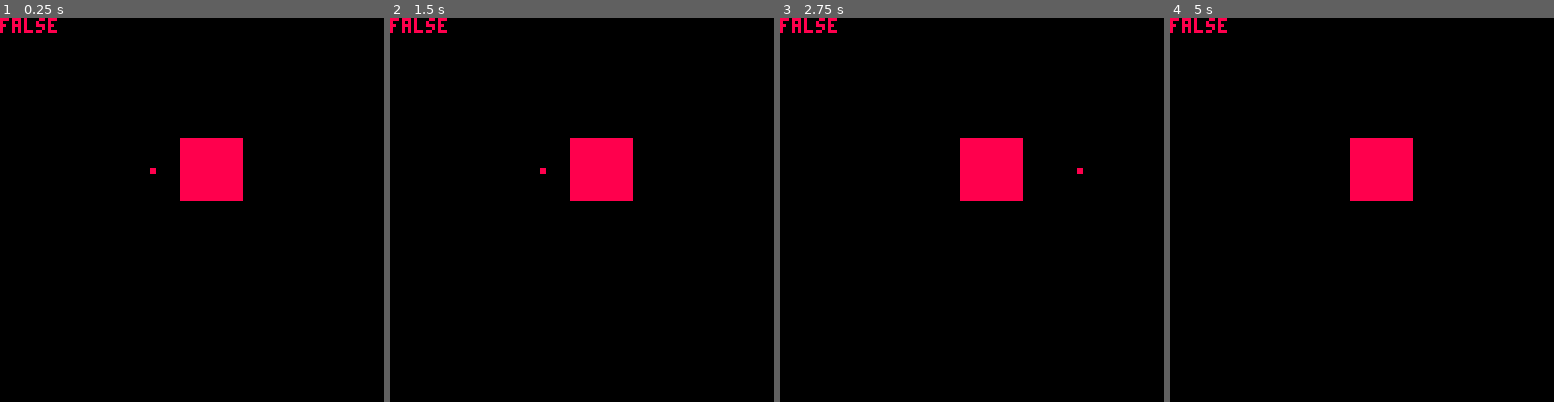
Above: before the commit, frames 1-4 (left to right).
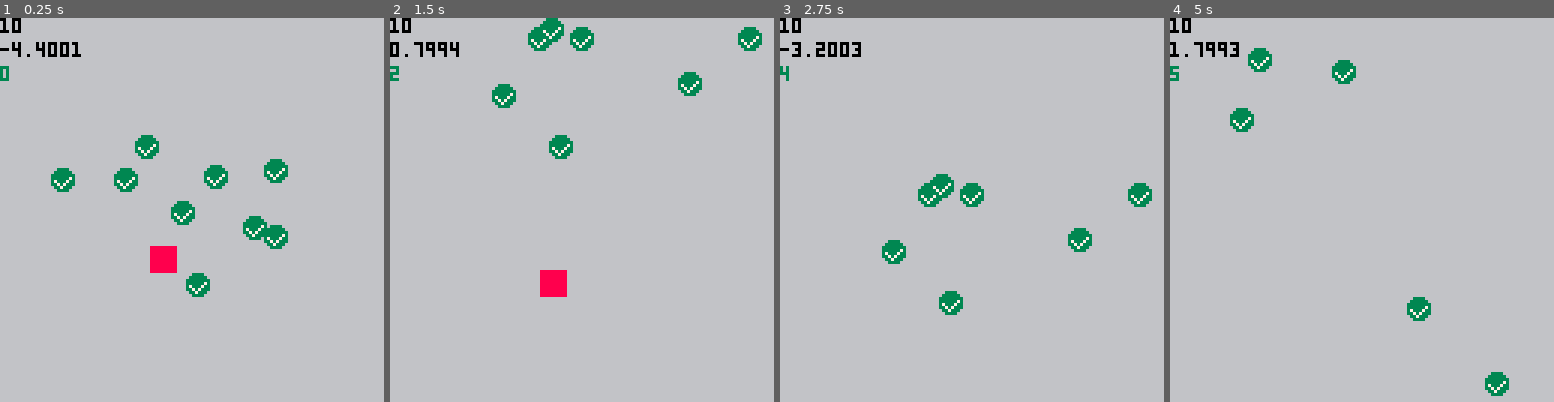
Above: after the commit, the same moments.

Repository: kvognar/super-magoosher
Game: PICO-8 cartridge magoosh.p8
Two runs of this game, one before a commit and one after it. Both use one fixed random seed, a clock stepped at 60 frames per second and the inputs below.
Inputs:
- Up to frame 1 (0.25 s): no input
- Up to frame 2 (1.5 s): tap X (X key) at 0.33, 1.07 s; tap O (Z key) at 0.7 s
- Up to frame 3 (2.75 s): hold Right 1.6-2.1 s; tap O (Z key) at 1.7, 2.1, 2.5 s; tap X (X key) at 1.85 s; hold Up 2.15-2.42 s; hold Right from 2.47 s (still down)
- Up to frame 4 (5 s): tap O (Z key) every 0.4 s from 2.9 to 4.9 s; tap X (X key) at 2.97, 4.08 s; release Right at 3.03 s; hold Left 3.08-3.58 s; hold Down 3.63-3.97 s; hold Right 4.02-4.68 s; hold Up from 4.73 s (still down)

The runs differ from the first frame. In frame 1, 100% of the frame differs, in the area x 0-100%, y 0-100%; in frame 2, 100%; in frame 3, 100%; in frame 4, 100%.

Commit message:
boop those checks

Diff:
--- a/magoosh.p8
+++ b/magoosh.p8
@@ -10,6 +10,9 @@
   z=4,
   x=5
 }
+cam={x=0, y=0, watermark=128}
+score=0
+
 function _init()
   game_states={title=title, game=game}
 
@@ -17,7 +20,7 @@
   state:init()
 end
 
-function _update()
+function _update60()
   t+=1
   state:update()
 end
@@ -38,23 +41,68 @@
   print(self.name, 20, self.offset+sin(t/3000))
 end
 
+-- game logic
 game={}
 function game:init()
-  self.player=player:new({x=50,y=50})
-  self.actors={self.player, box}
+  self.player=player:new({x=50,y=128})
+  player.dy=-6
+  self.actors={self.player}
+  self.boopers={}
+  for i=0,8 do
+    local x = rnd(100)+10
+    local y = rnd(64)
+    self:make_booper(x, y)
+  end
 end
 function game:update()
   foreach(self.actors, function(actor)
     actor:update()
   end)
+  foreach(self.boopers, function(booper)
+    if self.player:collide(booper) then
+      self.player:boop(booper.booping)
+      del(self.boopers, booper)
+      score+=1
+    end
+  end)
+  self:booper_sweep()
 end
 function game:draw()
+  rectfill(0+cam.x,0+cam.y,255+cam.x,255+cam.y,6)
+  print(#self.boopers, 0+cam.x, 0+cam.y, 0)
+  print(self.player.dy, 0+cam.x, 8+cam.y, 0)
+  print(score, 0+cam.x, 16+cam.y, 3)
   foreach(self.actors,function(actor)
     actor:draw()
   end)
-  print(self.player:collide(box))
+  foreach(self.boopers, function(booper)
+    booper:draw()
+  end)
+  if self.player.y - cam.watermark < 80 then
+    cam.y=self.player.y-80
+    cam.watermark=cam.y
+    camera(0, cam.y)
+  end
+end
+function game:make_booper(x, y)
+  local booper = booper:new({
+    x=x,
+    y=y
+  })
+  add(self.boopers, booper)
+end
+function game:booper_sweep()
+  foreach(self.boopers, function(booper)
+    if booper.y > self.player.y+128 then
+      del(self.boopers, booper)
+    end
+  end)
+  while #self.boopers < 10 do
+    self:make_booper(rnd(110)+10, cam.y-60)
+  end
 end
 
+-- entities
 entity = {x=0,y=0,dx=0,dy=0,damping=1,w=5,h=8,spr_w=1,spr_h=1,frames={},frame_index=1,frametime=1,facing_left=false}
 function entity:new(attrs)
   attrs = attrs or {}
@@ -82,10 +130,8 @@
 end
 
 player=entity:new({
-  gravity=.2,
-})
-box=entity:new({
-  x=60, y=40, w=20, h=20, spr_h=20, spr_w=20
+  w=8, h=8, spr_w=8, spr_h=8,
+  gravity=.1,
 })
 
 function player:update()
@@ -94,6 +140,8 @@
 end
 
 function player:move()
+  self.dy+=self.gravity
+  self.dy=mid(-6, self.dy, 6)
   self.x+=self.dx
   self.y+=self.dy
   self.dx*=self.damping
@@ -110,14 +158,28 @@
   self.dx=mid(self.dx, -2, 2)
 end
 
+function player:boop(velocity)
+  self.dy += velocity
+end
+
 booper=entity:new({
-
+  w=8,
+  h=8,
+  spr_h=1,
+  spr_w=1,
+  booping=-10,
+  current_frames={1},
+  frame_index=1,
+  frames={1}
 })
 
+
 __gfx__
-00000000000000000000000000000000000000000000000000000000000000000000000000000000000000000000000000000000000000000000000000000000
 00000000003333000000000000000000000000000000000000000000000000000000000000000000000000000000000000000000000000000000000000000000
-00700700033333700000000000000000000000000000000000000000000000000000000000000000000000000000000000000000000000000000000000000000
-00077000033337300000000000000000000000000000000000000000000000000000000000000000000000000000000000000000000000000000000000000000
-00077000037373300000000000000000000000000000000000000000000000000000000000000000000000000000000000000000000000000000000000000000
-00700700003733000000000000000000000000000000000000000000000000000000000000000000000000000000000000000000000000000000000000000000
+00000000033333300000000000000000000000000000000000000000000000000000000000000000000000000000000000000000000000000000000000000000
+00700700333333330000000000000000000000000000000000000000000000000000000000000000000000000000000000000000000000000000000000000000
+00077000333333730000000000000000000000000000000000000000000000000000000000000000000000000000000000000000000000000000000000000000
+00077000373337330000000000000000000000000000000000000000000000000000000000000000000000000000000000000000000000000000000000000000
+00700700337373330000000000000000000000000000000000000000000000000000000000000000000000000000000000000000000000000000000000000000
+00000000033733300000000000000000000000000000000000000000000000000000000000000000000000000000000000000000000000000000000000000000
+00000000003333000000000000000000000000000000000000000000000000000000000000000000000000000000000000000000000000000000000000000000
